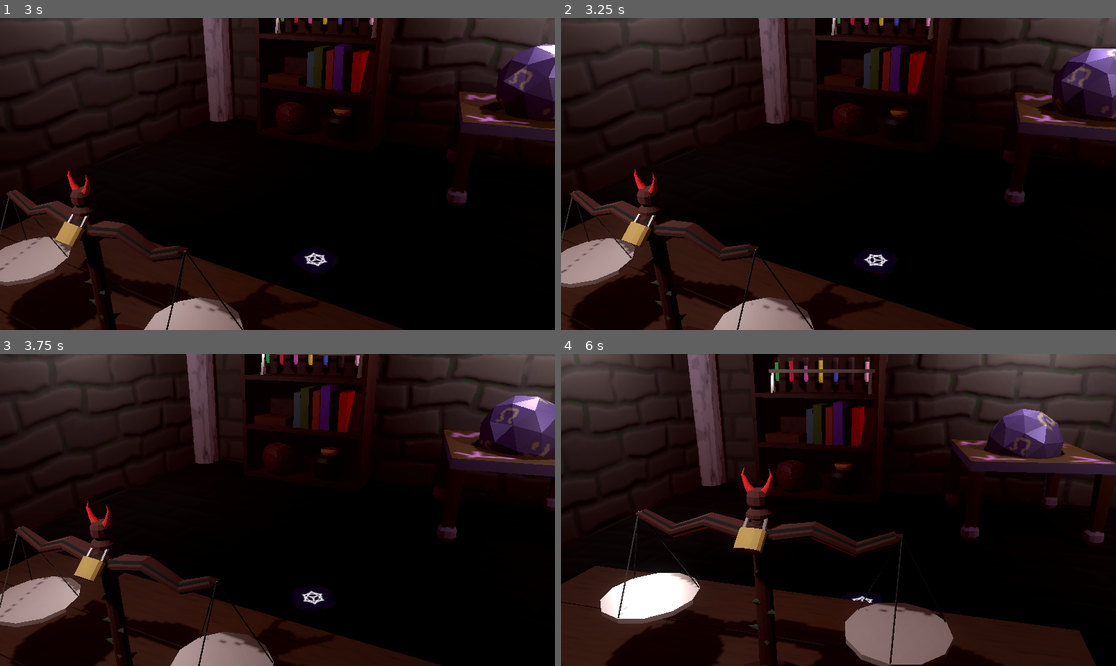
Above: before the commit, frames 1-4 (two rows, left to right).
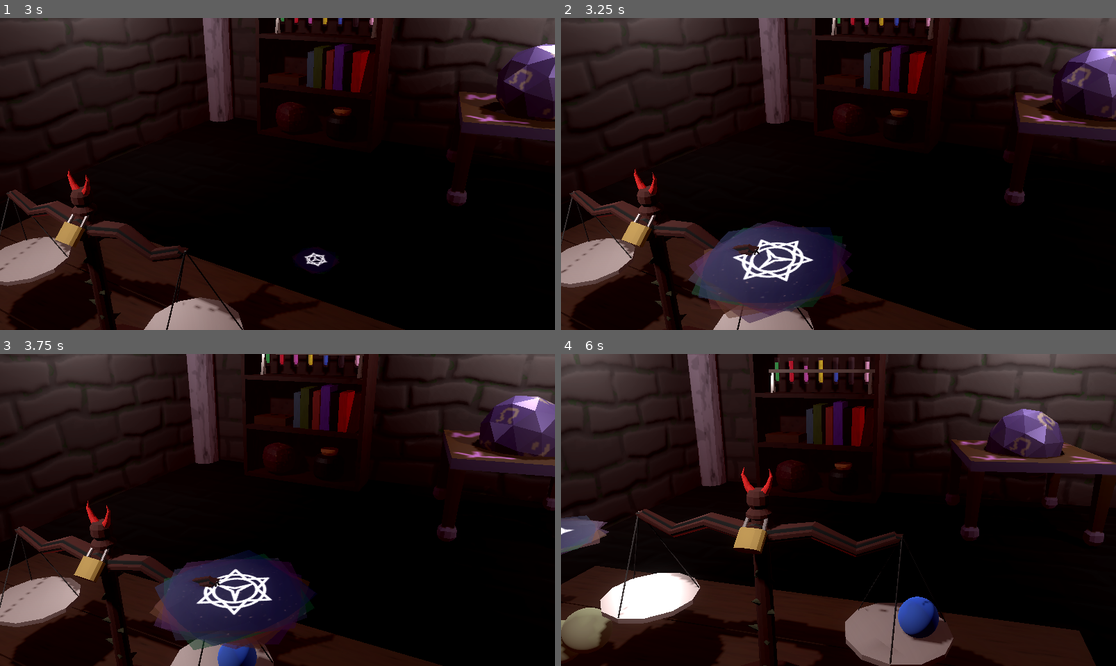
Above: after the commit, the same moments.

Repository: camd67/scale-game
Game: Godot game, scene res://scene/main/main.tscn
The game is run twice, just before and just after one commit, with the same random seed, the same clock (stepped at 60 frames per second) and the same inputs. Sound files missing from this copy of the repository are replaced by a short silence.
Inputs (mouse positions are in pixels of both pictures, inside the frame that each line leads up to):
- Up to frame 1 (3 s): click "Begin Balancing" at 0.5 s; move the mouse to (399, 158) at 1.27 s; click (399, 158) at 1.42 s; drag from (166, 189) to (249, 236) at 2.02 s; move the mouse to (333, 105) at 2.77 s; click (333, 105) at 2.92 s
- Up to frame 2 (3.25 s): no input
- Up to frame 3 (3.75 s): drag from (249, 572) to (111, 463) at 3.52 s
- Up to frame 4 (6 s): move the mouse to (1005, 556) at 4.27 s; click (1005, 556) at 4.42 s; drag from (672, 463) to (755, 432) at 5.02 s; move the mouse to (866, 510) at 5.77 s; click (866, 510) at 5.92 s

Frame 1 is identical in both runs. In frame 2, 6.8% of the frame differs, in the area x 22-60%, y 64-98%; in frame 3, 6.9%, in the area x 26-59%, y 62-100%; in frame 4, 3.1%.

Commit message:
Add normal flow from start of game to level 1 starting

Diff:
--- a/scene/autoload/game_events/game_events.gd
+++ b/scene/autoload/game_events/game_events.gd
@@ -1,5 +1,11 @@
 extends Node
 
+
+# A level has started
+signal level_started()
+
+func emit_level_started() -> void:
+	level_started.emit()
 
 # An object has entered the pan
 signal pan_entered()
@@ -37,11 +43,18 @@
 func emit_incorrect_weight_submitted() -> void:
 	incorrect_weight_submitted.emit()
 
+# The play main menu button is pressed
 signal play_pressed()
 
 func emit_play_pressed() -> void:
 	play_pressed.emit()
 
+# The paning at the start of the game is finished
+signal camera_intro_finished
+
+func emit_camera_intro_finished() -> void:
+	camera_intro_finished.emit()
+
 signal debug_instant_play()
 
 func emit_debug_instant_play() -> void:
--- a/scene/level_manager/level_manager.gd
+++ b/scene/level_manager/level_manager.gd
@@ -1,11 +1,24 @@
 extends Node
 
-@export var level_definition: LevelDefinition
+@export var level_definitions: Array[LevelDefinition]
+@export var spawner: Spawner
+
+var current_level: LevelDefinition
+var current_level_number := 0
 
 
 func _ready() -> void:
+	GameEvents.camera_intro_finished.connect(on_camera_intro_finished)
 	GameEvents.correct_weight_submitted.connect(on_correct_weight_submitted)
 
 
 func on_correct_weight_submitted() -> void:
-	print("Go to next level")
+	current_level_number += 1
+	current_level = level_definitions[current_level_number]
+	spawner.level_definition = current_level
+
+
+func on_camera_intro_finished() -> void:
+	current_level = level_definitions[0]
+	spawner.level_definition = current_level
+	spawner.begin_level()
--- a/scene/level_manager/level_manager.tscn
+++ b/scene/level_manager/level_manager.tscn
@@ -1,8 +1,6 @@
-[gd_scene load_steps=3 format=3 uid="uid://dvfs56lpfukm4"]
+[gd_scene load_steps=2 format=3 uid="uid://dvfs56lpfukm4"]
 
 [ext_resource type="Script" path="res://scene/level_manager/level_manager.gd" id="1_pwpk7"]
-[ext_resource type="Resource" uid="uid://c184kbs4suval" path="res://resources/level_definitions/planets/planets1.tres" id="2_rilyx"]
 
 [node name="LevelManager" type="Node"]
 script = ExtResource("1_pwpk7")
-level_definition = ExtResource("2_rilyx")
--- a/scene/main/main.gd
+++ b/scene/main/main.gd
@@ -14,8 +14,14 @@
 	)
 	GameEvents.debug_instant_play.connect(func() -> void:
 		$MainCamera.global_transform = $InstantDebugCameraMarker.global_transform
+		camera_intro_finished()
 	)
 	out_of_bounds_checker.body_exited.connect(on_oob_checker_exited)
+
+
+func camera_intro_finished() -> void:
+	await get_tree().create_timer(.7).timeout
+	GameEvents.emit_camera_intro_finished()
 
 
 func on_oob_checker_exited(body: Node3D) -> void:
--- a/scene/main/main.tscn
+++ b/scene/main/main.tscn
@@ -1,12 +1,14 @@
-[gd_scene load_steps=26 format=3 uid="uid://co4jso8vr8d1u"]
+[gd_scene load_steps=28 format=3 uid="uid://co4jso8vr8d1u"]
 
 [ext_resource type="PackedScene" uid="uid://ce6b0dfduypqr" path="res://scene/scale/scale.tscn" id="1_ceiqc"]
 [ext_resource type="Script" path="res://scene/main/main.gd" id="1_er31i"]
 [ext_resource type="PackedScene" uid="uid://dhgqdwpcy37iw" path="res://scene/ui/main_menu/main_menu.tscn" id="1_x18xv"]
 [ext_resource type="PackedScene" uid="uid://dvfs56lpfukm4" path="res://scene/level_manager/level_manager.tscn" id="2_f8vwc"]
 [ext_resource type="PackedScene" uid="uid://dbr2vgtnsucf0" path="res://scene/grabber/grabber.tscn" id="2_ygo0o"]
+[ext_resource type="Script" path="res://resources/level_definitions/level_definition.gd" id="3_dbj6n"]
 [ext_resource type="PackedScene" uid="uid://djctni0afpu2n" path="res://scene/weight_comparer/weight_comparer.tscn" id="3_fkc30"]
 [ext_resource type="PackedScene" uid="uid://4ej2b1sscx27" path="res://scene/draggable_entities/debug_box/debug_box.tscn" id="3_ohibm"]
+[ext_resource type="Resource" uid="uid://c184kbs4suval" path="res://resources/level_definitions/planets/planets1.tres" id="4_4qcts"]
 [ext_resource type="PackedScene" uid="uid://foljia802g4d" path="res://scene/dungeon/scaled_dungeon_living.tscn" id="4_6qt3t"]
 [ext_resource type="PackedScene" uid="uid://d3pwgvo15efba" path="res://scene/draggable_entities/debug_sphere/debug_sphere.tscn" id="4_oldih"]
 [ext_resource type="PackedScene" uid="uid://bhlp8xn50igxa" path="res://scene/flickering_light/flickering_light.tscn" id="5_r3mqi"]
@@ -79,6 +81,20 @@
 "update": 0,
 "values": [Vector3(-0.433389, 0.584356, 0.000250297), Vector3(-0.230453, 0, 0)]
 }
+tracks/2/type = "method"
+tracks/2/imported = false
+tracks/2/enabled = true
+tracks/2/path = NodePath(".")
+tracks/2/interp = 1
+tracks/2/loop_wrap = true
+tracks/2/keys = {
+"times": PackedFloat32Array(10),
+"transitions": PackedFloat32Array(1),
+"values": [{
+"args": [],
+"method": &"camera_intro_finished"
+}]
+}
 
 [sub_resource type="AnimationLibrary" id="AnimationLibrary_4tgbm"]
 _data = {
@@ -131,7 +147,9 @@
 [node name="Main" type="Node3D"]
 script = ExtResource("1_er31i")
 
-[node name="LevelManager" parent="." instance=ExtResource("2_f8vwc")]
+[node name="LevelManager" parent="." node_paths=PackedStringArray("spawner") instance=ExtResource("2_f8vwc")]
+level_definitions = Array[ExtResource("3_dbj6n")]([ExtResource("4_4qcts"), ExtResource("4_4qcts")])
+spawner = NodePath("../MeasureableSpawner")
 
 [node name="WeightComparer" parent="." node_paths=PackedStringArray("scale") instance=ExtResource("3_fkc30")]
 scale = NodePath("../Scale")
--- a/scene/measureable_spawner/measureable_spawner.gd
+++ b/scene/measureable_spawner/measureable_spawner.gd
@@ -1,4 +1,5 @@
 extends Node3D
+class_name Spawner
 
 @export var level_definition: LevelDefinition
 @export var left_spawn_location: Node3D
@@ -16,6 +17,12 @@
 	if OS.has_feature("editor"):
 		if Input.is_action_just_pressed("spawn(debug)"):
 			spawn()
+
+
+func begin_level() -> void:
+	GameEvents.emit_level_started()
+	await get_tree().create_timer(1).timeout
+	spawn()
 
 
 func spawn() -> void:
